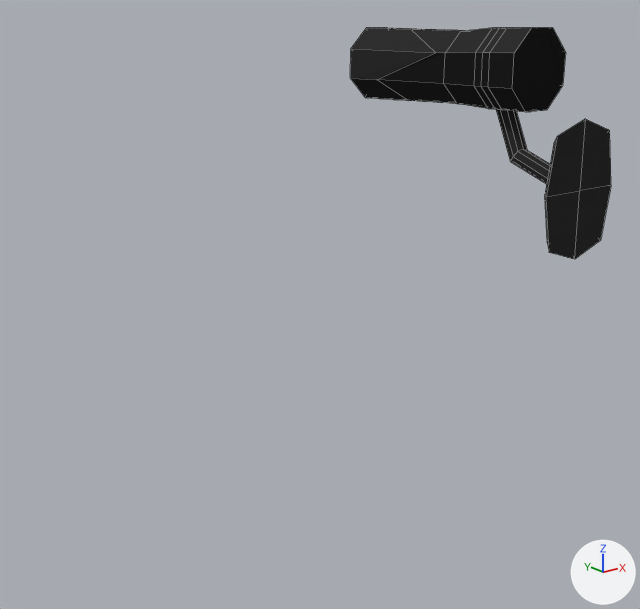
The Blender file Assets/Models/security_cam.blend as it was, and as the next commit left it.
Before and after are seen from a camera (50 mm lens) standing at (-3.85, -3.62, 0.21) and looking at (-0.54, 0.5, -1.44). Every picture has the same lights, and +X, +Y and +Z are marked at lower right. Mesh edges are drawn as thin lines.

Names of what the first picture shows: 'SecurityCam_BasePlate', 'SecurityCam_Camera'.
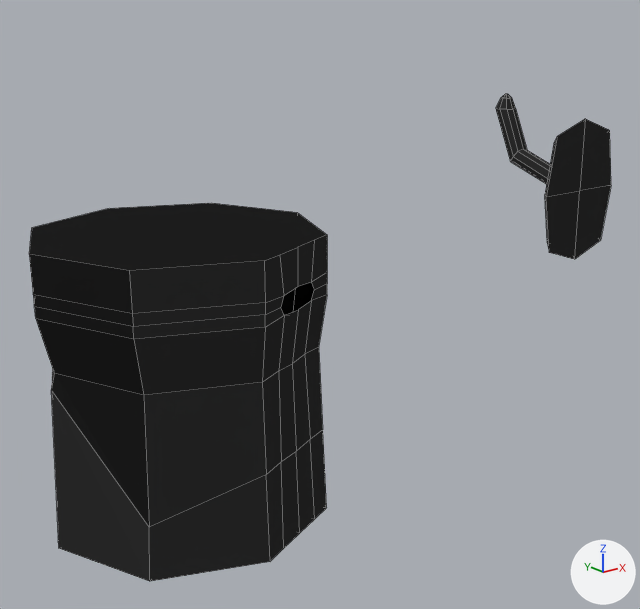
Where the newer file only moved an object's origin or applied its transform, the numbers keep the older frame.

Where the change shows, as pixel boxes (x1, y1, x2, y2) in the pictures (640 x 609 px):
'SecurityCam_Camera', reshaped (38% wider, 346% taller)
    before: (350, 28, 566, 112)
    after: (29, 203, 327, 581)
'SecurityCam_BasePlate', reshaped, turned, rescaled
    before: (496, 109, 611, 259)
    after: (496, 94, 611, 259)

Diff of the bpy script that builds the scene:
```diff
--- a/Assets/Models/security_cam.blend.py
+++ b/Assets/Models/security_cam.blend.py
@@ me_cylinder @@
 me_cylinder.from_pydata(...)  # 65 vertices, 61 faces; spans x -1.39..1.39, y -1.56..1.87, z -0.9..0.01
 # used by ob_securitycam_baseplate; location = (0.0, -0.937, -0.585); rotation_euler = (1.571, 0.393, 0.0), in degrees (90, 23, 0); scale = (0.226, 0.226, 0.628)
+# me_cylinder part 1: the whole mesh is multiplied about the mesh origin by the matrix ((0.208, 0.086, 0.0), (0.0, 0.0, -0.628), (-0.086, 0.208, 0.0))
 me_cylinder.materials.append(mat_body)
@@ ob_securitycam_baseplate @@
 ob_securitycam_baseplate.location = (0.0, -0.937, -0.585)
-ob_securitycam_baseplate.rotation_euler = (1.571, 0.393, 0.0)  # degrees (90, 23, 0)
-ob_securitycam_baseplate.scale = (0.226, 0.226, 0.628)
```
